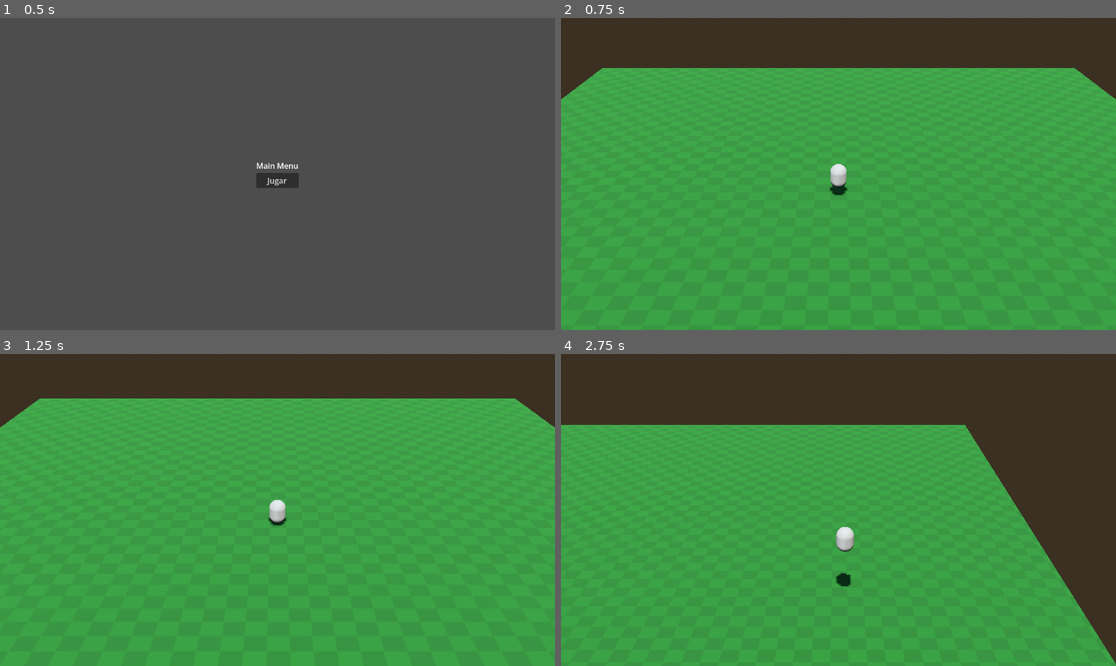
Above: before the commit, frames 1-4 (two rows, left to right).
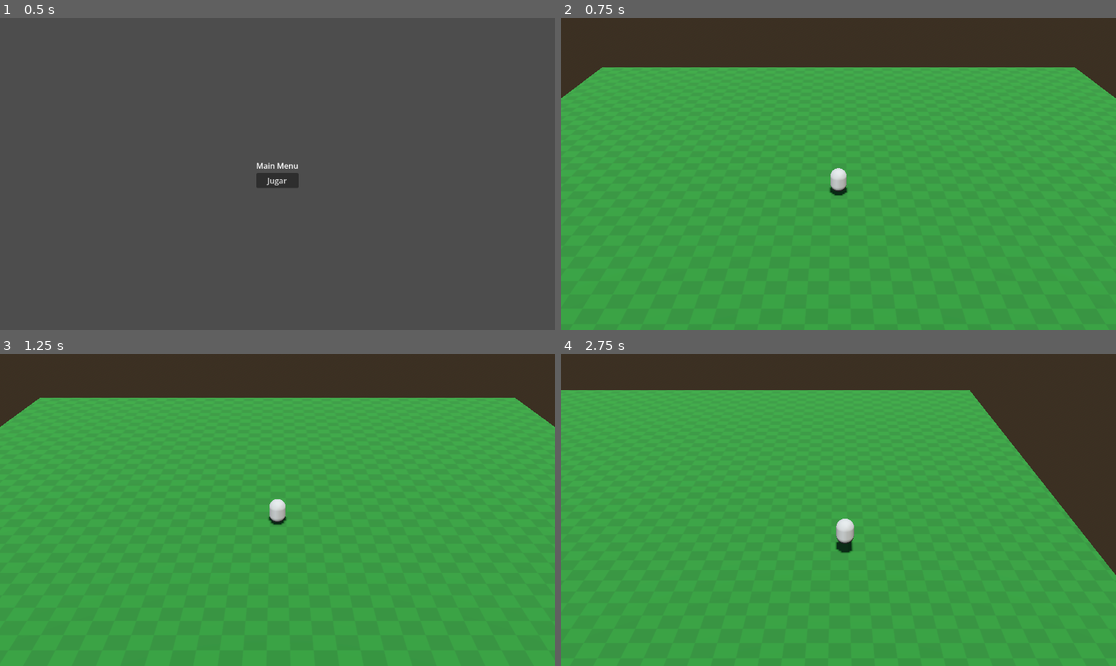
Above: after the commit, the same moments.

Repository: julabrego/2026_prog_vj_iii_final
Game: Godot game, scene res://scenes/main/main.tscn
Same seed, same stepped clock (60 frames per second), same inputs: the game is played once before the commit and once after it.
Inputs (mouse positions are in pixels of both pictures, inside the frame that each line leads up to):
- Up to frame 1 (0.5 s): no input
- Up to frame 2 (0.75 s): click "Jugar" at 0.5 s
- Up to frame 3 (1.25 s): no input
- Up to frame 4 (2.75 s): move the mouse to (960, 494) at 1.27 s; hold Right (ui_right) 1.28-2.03 s; hold Space (action_jump) 1.28-2.03 s; click (960, 494) at 1.42 s; move the mouse to (727, 525) at 2.02 s; hold Down (ui_down) from 2.03 s (still down); tap Space (action_jump) at 2.1, 2.27, 2.57 s

Frame 1 is identical in both runs. In frame 2, 0.4% of the frame differs, in the area x 0-100%, y 15-57%; in frame 3, 0.3%; in frame 4, 14%, in the area x 0-100%, y 11-100%.

Commit message:
fix: improves jump feeling by refining gravity and cutting ascending when releasing the jump button

Diff:
--- a/src/project.godot
+++ b/src/project.godot
@@ -30,6 +30,7 @@
 [physics]
 
 3d/physics_engine="Jolt Physics"
+3d/default_gravity=25.0
 
 [rendering]
 
--- a/src/scripts/characters/fighter.gd
+++ b/src/scripts/characters/fighter.gd
@@ -5,7 +5,8 @@
 	MOVE_DOWN,
 	MOVE_LEFT,
 	MOVE_RIGHT,
-	JUMP
+	JUMP,
+	JUMP_HELD
 }
 
 @export var speed := 14.0
@@ -14,15 +15,22 @@
 @export var deceleration := 4.0
 @export var turn_speed := 10.0
 
-var fall_acceleration := float(ProjectSettings.get_setting("physics/3d/default_gravity"))
+@export var gravity: float = float(ProjectSettings.get_setting("physics/3d/default_gravity"))
+@export var fall_gravity_multiplier := 1.4
+@export var jump_cut_gravity_multiplier := 2.0
+@export var jump_buffer_time := 0.1
 
 var action_state: Dictionary[FighterAction, bool] = {
 	FighterAction.MOVE_UP: false,
 	FighterAction.MOVE_DOWN: false,
 	FighterAction.MOVE_LEFT: false,
 	FighterAction.MOVE_RIGHT: false,
-	FighterAction.JUMP: false
+	FighterAction.JUMP: false,
+	FighterAction.JUMP_HELD: false
 }
+
+# Timing state for the jump buffer, not intent
+var _jump_buffer_remaining := 0.0
 
 
 func _physics_process(delta: float) -> void:
@@ -37,6 +45,8 @@
 	action_state[FighterAction.MOVE_RIGHT] = Input.is_action_pressed("ui_right")
 	# JUMP stores edge semantics: true only on the frame it was pressed
 	action_state[FighterAction.JUMP] = Input.is_action_just_pressed("action_jump")
+	# JUMP_HELD stores level semantics: true every frame the button is down
+	action_state[FighterAction.JUMP_HELD] = Input.is_action_pressed("action_jump")
 
 
 func _move(delta: float) -> void:
@@ -72,12 +82,28 @@
 	horizontal_velocity = horizontal_velocity.lerp(target, 1.0 - exp(-accel * delta))
 
 	var vertical := velocity.y
-	if is_on_floor():
+	var on_floor := is_on_floor()
+	if on_floor:
 		vertical = 0.0
-		if action_state[FighterAction.JUMP]:
-			vertical = jump_velocity
+
+	# The jump buffer remembers a recent press until landing
+	if action_state[FighterAction.JUMP]:
+		_jump_buffer_remaining = jump_buffer_time
 	else:
-		vertical -= fall_acceleration * delta
+		_jump_buffer_remaining = maxf(_jump_buffer_remaining - delta, 0.0)
+
+	if on_floor and _jump_buffer_remaining > 0.0:
+		vertical = jump_velocity
+		_jump_buffer_remaining = 0.0
+
+	# Heavier gravity while rising without holding jump (jump cut)
+	if vertical > 0.0:
+		var rise_gravity := gravity
+		if not action_state[FighterAction.JUMP_HELD]:
+			rise_gravity *= jump_cut_gravity_multiplier
+		vertical -= rise_gravity * delta
+	elif not on_floor:
+		vertical -= gravity * fall_gravity_multiplier * delta
 
 	velocity = Vector3(horizontal_velocity.x, vertical, horizontal_velocity.z)
 
